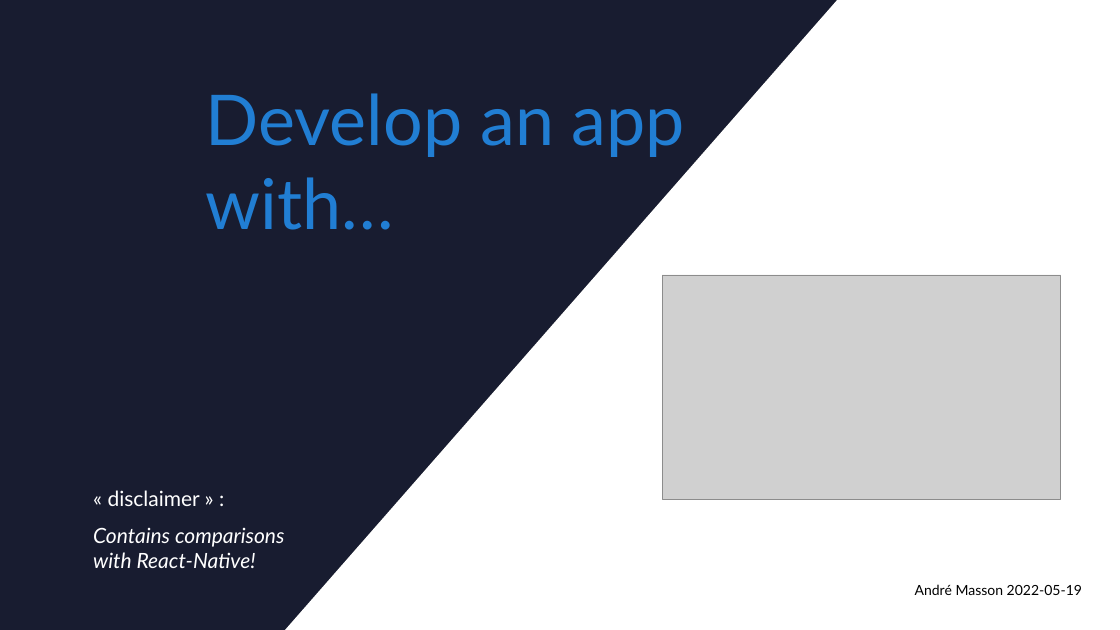
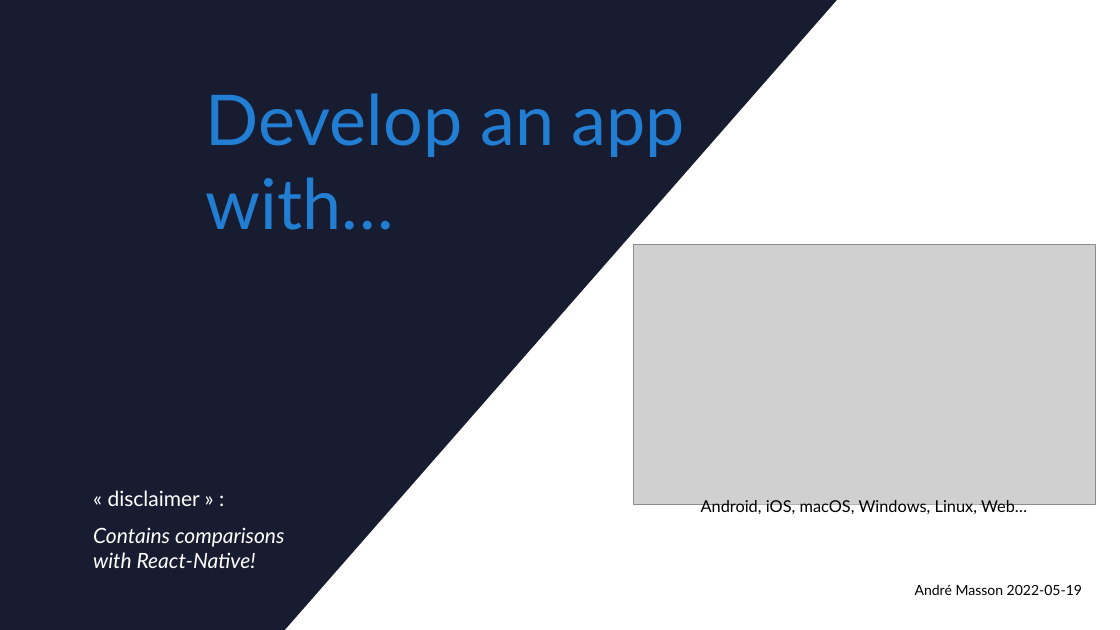
Before and after one commit to amwebexpert/guess_the_text, a slide deck: slide 1 of docs/training/develop-with-flutter.pptx. Drawn at 1120x630 pixels with LibreOffice and Linux fonts; fonts in the diff are those of the drawing; grey boxes stand for pictures. Boxes give left, top, right and bottom in pixels: in the first picture for what was removed or moved away, otherwise in the second. Text is boxed around its words. In the diff, an @@ line names an element or a change of style, - is before the commit and + after.

Commit message:
docs: develop with flutter presentation

```diff
--- a/docs/training/develop-with-flutter.pptx
+++ b/docs/training/develop-with-flutter.pptx
@@ picture: place and size @@
-picture at [662,275,1061,499]
+picture at [634,245,1096,504]
@@ text added at [701,500,1027,516], 14 pt, text #000000 @@
+Android, iOS, macOS, Windows, Linux, Web…
```
